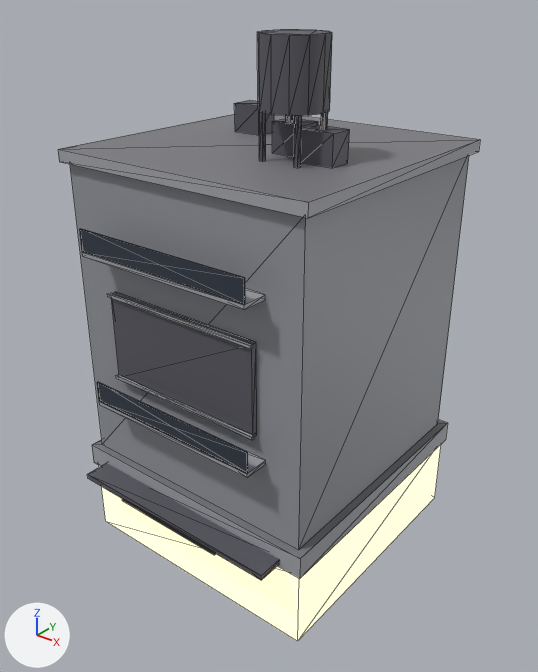
The glTF model assets/future/models/neon_city/s12_shophouse.glb, before and after one commit.
Rendered twice from a 50 mm camera at (18.9, -24.0, 24.7) aimed at (0.3, -0.7, 10.2). Every picture has the same lights, and +X, +Y and +Z are marked at lower left. The first picture is the older version. Mesh edges are drawn as thin lines. Vertices at exactly the same position are counted once.

The older version as bpy lines, for what is in view:
```python
me_s12_shophouse = bpy.data.meshes.new('s12_shophouse')
me_s12_shophouse.from_pydata(...)  # 192 vertices, 280 faces; spans x -7.1..6.2, y -7.3..6.2, z 0.0..22.9
# faces by material slot: [8, 8, 6, 68, 166, 24]
me_s12_shophouse.materials.append(mat_fa_a)  # grey #95979e
me_s12_shophouse.materials.append(mat_shop)  # beige #cbb395, glowing beige #ffe1bc
me_s12_shophouse.materials.append(mat_roof)  # grey #7c7c81
me_s12_shophouse.materials.append(mat_trim)  # grey #a6a8ad
me_s12_shophouse.materials.append(mat_metal)  # dark grey #595961
me_s12_shophouse.materials.append(mat_glass)  # dark blue #303845
ob_s12_shophouse = bpy.data.objects.new('s12_shophouse', me_s12_shophouse)
ob_s12_shophouse.location = (0.0, 0.0, 0.0)
```
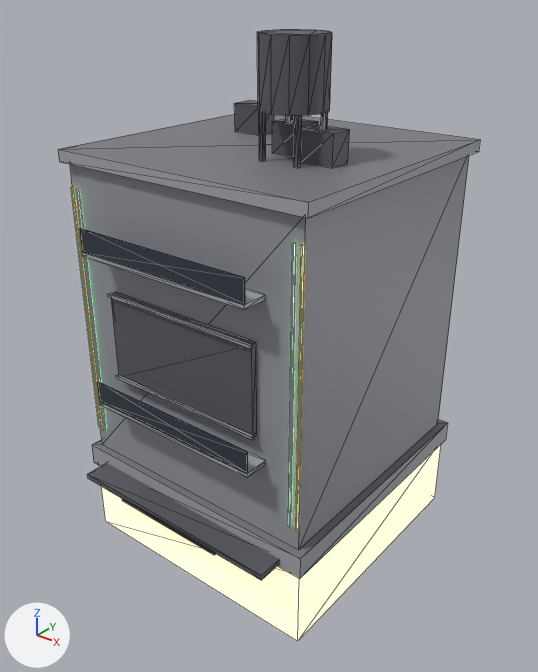
Where the change shows, as pixel boxes (x1, y1, x2, y2) in the pictures (538 x 672 px):
part 1 of me_s12_shophouse, added: after (71, 187, 101, 428)
part 2 of me_s12_shophouse, added: after (296, 245, 305, 531)
part 3 of me_s12_shophouse, added: after (76, 188, 106, 431)
part 4 of me_s12_shophouse, added: after (288, 242, 296, 527)

Edits to the bpy script that builds the scene:
```text
Add mat_neon_l:
    mat_neon_l = principled_material('neon_l')
    mat_neon_l.base_color = (0.35, 1.0, 0.45)  # green #a0ffb3
    mat_neon_l.emission_color = (0.35, 1.0, 0.45)  # green #a0ffb3
    mat_neon_l.emission_strength = 2.0
Add mat_neon_a:
    mat_neon_a = principled_material('neon_a')
    mat_neon_a.base_color = (1.0, 0.62, 0.18)  # orange #ffce76
    mat_neon_a.emission_color = (1.0, 0.62, 0.18)  # orange #ffce76
    mat_neon_a.emission_strength = 2.0
Change me_s12_shophouse:
    used by ob_s12_shophouse; location = (0.0, 0.0, 0.0)
    remove me_s12_shophouse.from_pydata(...)  # 192 vertices, 280 faces; spans x -7.1..6.2, y -7.3..6.2, z 0.0..22.9
    add me_s12_shophouse.from_pydata(...)  # 240 vertices, 360 faces; spans x -7.1..6.2, y -7.3..6.2, z 0.0..22.9
    me_s12_shophouse part 1: a new loose piece, a 6-sided cylinder along z spanning x -5.82..-5.68, y -5.91..-5.79, z 5.6..17.0, in mat_neon_a (orange #ffce76, glowing orange #ffce76)
    me_s12_shophouse part 2: a new loose piece, a 6-sided cylinder along z spanning x 5.68..5.82, y -5.91..-5.79, z 5.6..17.0, in mat_neon_a (orange #ffce76, glowing orange #ffce76)
    me_s12_shophouse part 3: a new loose piece, a 6-sided cylinder along z spanning x -5.47..-5.34, y -5.91..-5.79, z 5.6..17.0, in mat_neon_l (green #a0ffb3, glowing green #a0ffb3)
    me_s12_shophouse part 4: a new loose piece, a 6-sided cylinder along z spanning x 5.34..5.47, y -5.91..-5.79, z 5.6..17.0, in mat_neon_l (green #a0ffb3, glowing green #a0ffb3)
    add me_s12_shophouse.materials.append(mat_neon_a)  # orange #ffce76, glowing orange #ffce76
    add me_s12_shophouse.materials.append(mat_neon_l)  # green #a0ffb3, glowing green #a0ffb3
```
